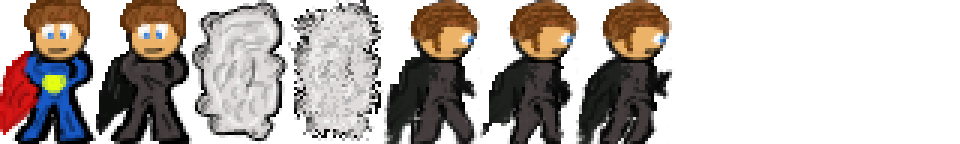
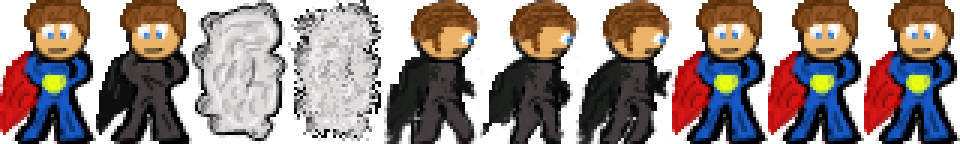
Before/after of a w=960, h=144 layered artwork. What changed in the layer stack:
added group "run" with 3 layers in group "idle" over [672,0,960,144]
added layer "Layer 4 copy 3" in group "run" over [864,0,960,144]
added layer "Layer 4 copy 2" in group "run" over [768,0,864,144]
added layer "Layer 4 copy" in group "run" over [672,0,768,144]
